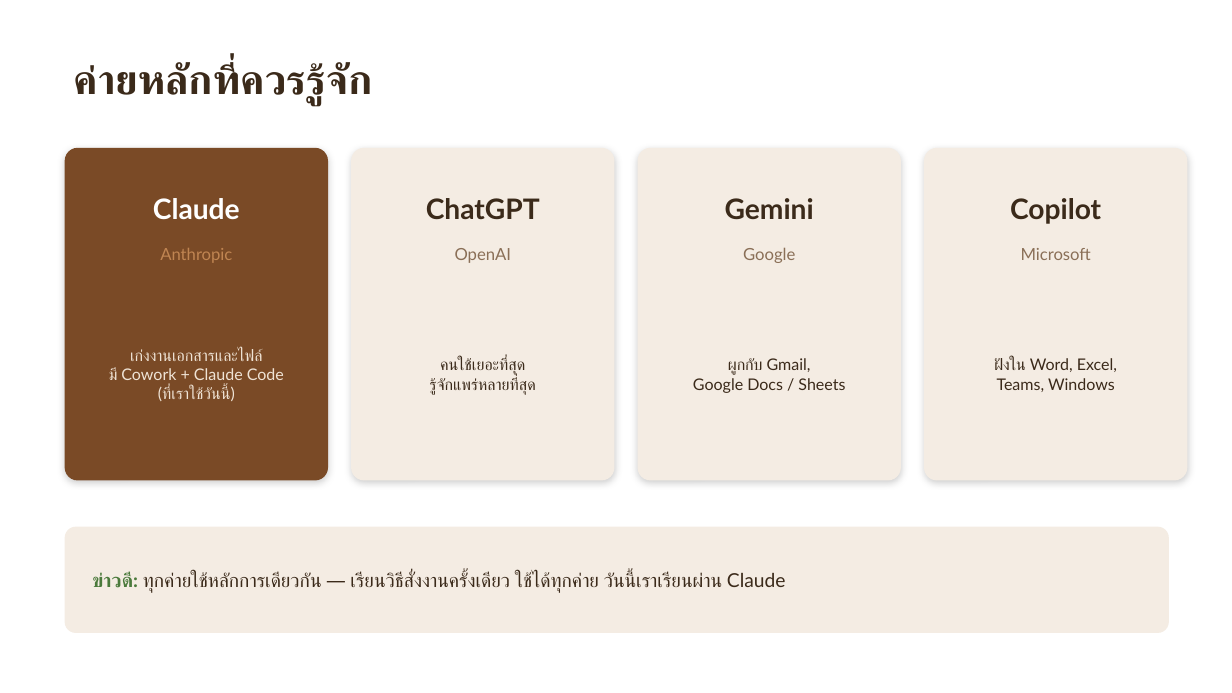
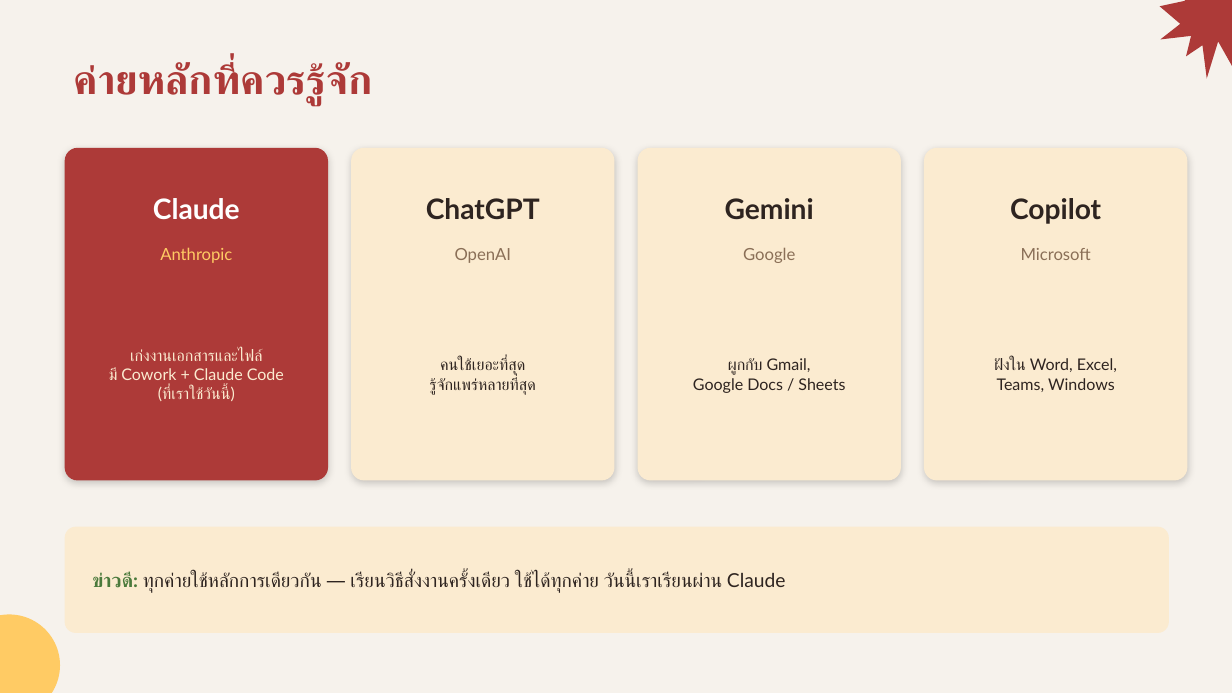
Before and after one commit to Bossjukkaphan/sookkaya-dashboard, a slide deck: slide 5 of claude-course/slides.pptx. Drawn at 1232x693 pixels with LibreOffice and Linux fonts; fonts in the diff are those of the drawing. Boxes give left, top, right and bottom in pixels: in the first picture for what was removed or moved away, otherwise in the second. Text is boxed around its words. In the diff, an @@ line names an element or a change of style, - is before the commit and + after.

```diff
--- a/claude-course/slides.pptx
+++ b/claude-course/slides.pptx
@@ background #FFFFFF to #F6F2EC @@
@@ irregular seal added at (1160,0,1232,79), fill #AD3A38 @@
@@ text "ค่ายหลักที่ควรรู้จัก" at (74,62,372,106): text colour #3B2A1A to #AD3A38 @@
@@ rounded rectangle at (65,148,328,481): fill #7A4A26 to #AD3A38 @@
@@ text "Anthropic" at (160,247,232,263): text colour #C08552 to #FFCB64 @@
@@ text "เก่งงานเอกสารและไฟล์" at (109,348,284,401): text colour #EFE3D5 to #FBEBD0 @@
@@ fill #F4ECE3 to #FBEBD0 in 4 elements at (351,148,615,481), (638,148,901,481), (924,148,1188,481), (65,527,1169,633) @@
@@ text colour #3B2A1A to #2E2420 in 7 elements at (426,198,540,219), (430,358,536,395), (725,198,814,220), (693,358,845,393), (1010,198,1101,224), (994,358,1117,392), (92,572,786,593) @@
@@ ellipse added at (0,615,60,693), fill #FFCB64 @@
```
Also in this commit, not shown: 14 other slides changed.
